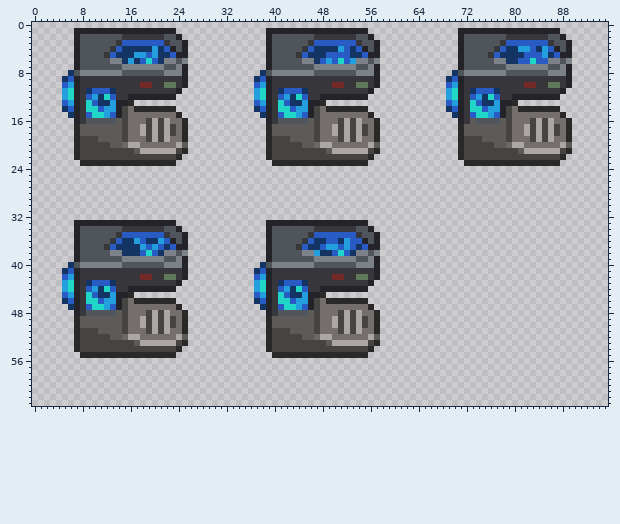
Two versions of one sprite sheet, Resources/Textures/ADT/Structures/coffeemachine.rsi/bluespace.png. This is how it looked before the edit.
The file is 96x64 pixels. Colours within 5 levels of each other are drawn and written as one.
The result:
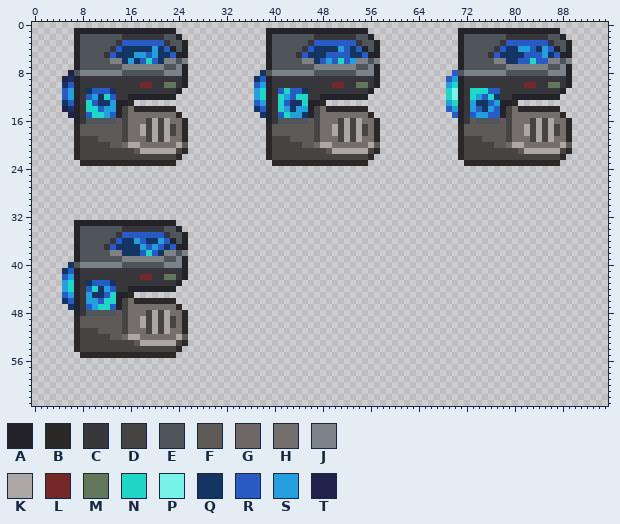
Palette (. is transparent): A #242329  B #2a2928  C #37363b  D #464443  E #50555c  F #5e5a58  G #6e6967  H #746f6d  J #7c8287  K #aca7a4  L #742926  M #62785a  N #20d6c7  P #77f3e9  Q #143464  R #285cc4  S #249fde  T #1f224b
Edits made:
Changed rows in their new state; - is an unchanged pixel.
first column x 5:
 8 -T---------------------------------------------------------------R-------
 9 TQ--------------------------------------------------------------RS-------
10 QR--------------------------------------------------------------SN-------
11 RS----------------------------------RN--------------------------NP--NNN-R
12 RS----------------------------------N-R-N-----------------------NP--N-R-Q
13 QR--------------------------------------N-----------------------SN--SQ-R-
14 TQ-----------------------------------SQ-------------------------RS--SRQ-R
15 -T------------------------------------S-Q------------------------R---SSR-
first column x 9:
33 ------------------------------.................--
34 ------------------------------..................-
35 ------------------------------...................
36 ------------------------------...................
37 ------------------------------...................
38 ------------------------------...................
39 ------------------------------...................
40 -----------------------------....................
41 ----------------------------.....................
42 ----------------------------.....................
43 ----------------------------....................-
44 -N-S------------------------...................--
45 SQ-RN-----------------------............---------
46 SS-NN-----------------------...................--
47 -S-N-------------------------...................-
48 ------------------------------...................
49 ------------------------------...................
50 ------------------------------...................
51 ------------------------------...................
52 ------------------------------...................
53 ------------------------------...................
54 ------------------------------..................-
55 -------------------------------................--
Where, in picture pixels (left, top, right, bottom), the same in both pictures:
changed: (62, 70, 74, 118)
changed: (446, 70, 500, 118)
changed: (278, 88, 308, 118)
erased: (254, 220, 380, 358)
changed: (86, 286, 116, 310)
